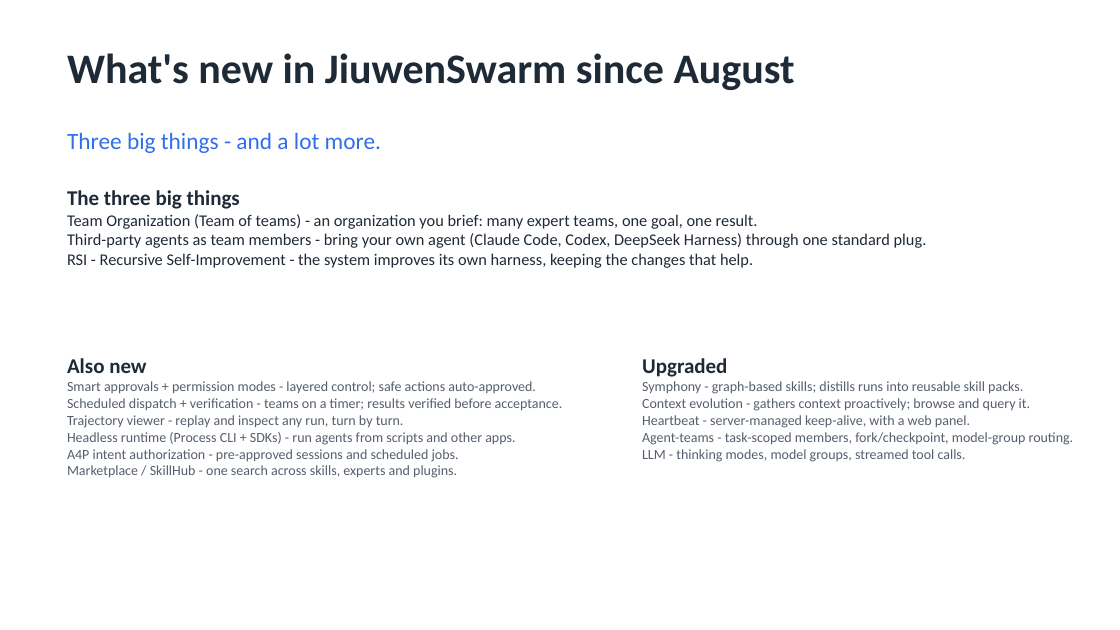
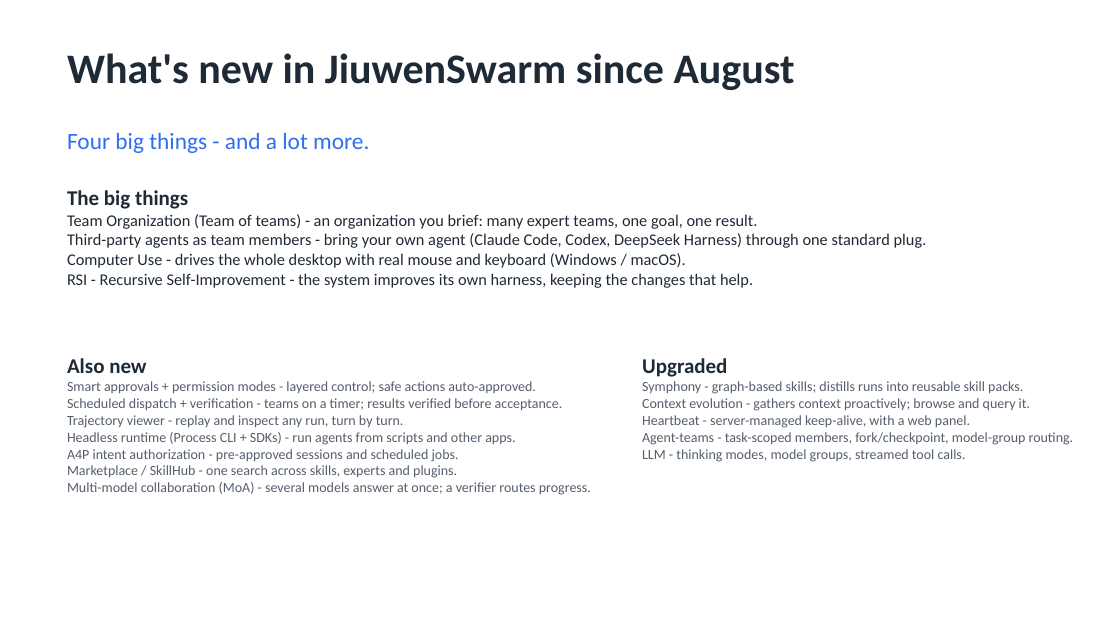
Before and after one commit to michaelatamuk/agentic-desk, a slide deck: slide 1 of docs-michael/whats-new/whats-new-2-slides.pptx. Drawn at 1120x630 pixels with LibreOffice and Linux fonts; fonts in the diff are those of the drawing. Boxes give left, top, right and bottom in pixels: in the first picture for what was removed or moved away, otherwise in the second. Text is boxed around its words. In the diff, an @@ line names an element or a change of style, - is before the commit and + after.

Commit message:
docs(whats-new): add Computer Use and MoA to overview and deck

```diff
--- a/docs-michael/whats-new/whats-new-2-slides.pptx
+++ b/docs-michael/whats-new/whats-new-2-slides.pptx
@@ text at [67, 132, 369, 153]: text changed @@
-Three big things - and a lot more.
+Four big things - and a lot more.
@@ text at [67, 190, 188, 209]: text changed @@
-The three big things
+The big things
@@ text at [67, 253, 686, 268]: paragraph added @@
+Computer Use - drives the whole desktop with real mouse and keyboard (Windows / macOS).
@@ text at [67, 482, 591, 495]: paragraph added @@
+Multi-model collaboration (MoA) - several models answer at once; a verifier routes progress.
```
Also in this commit, not shown: 1 other file.
